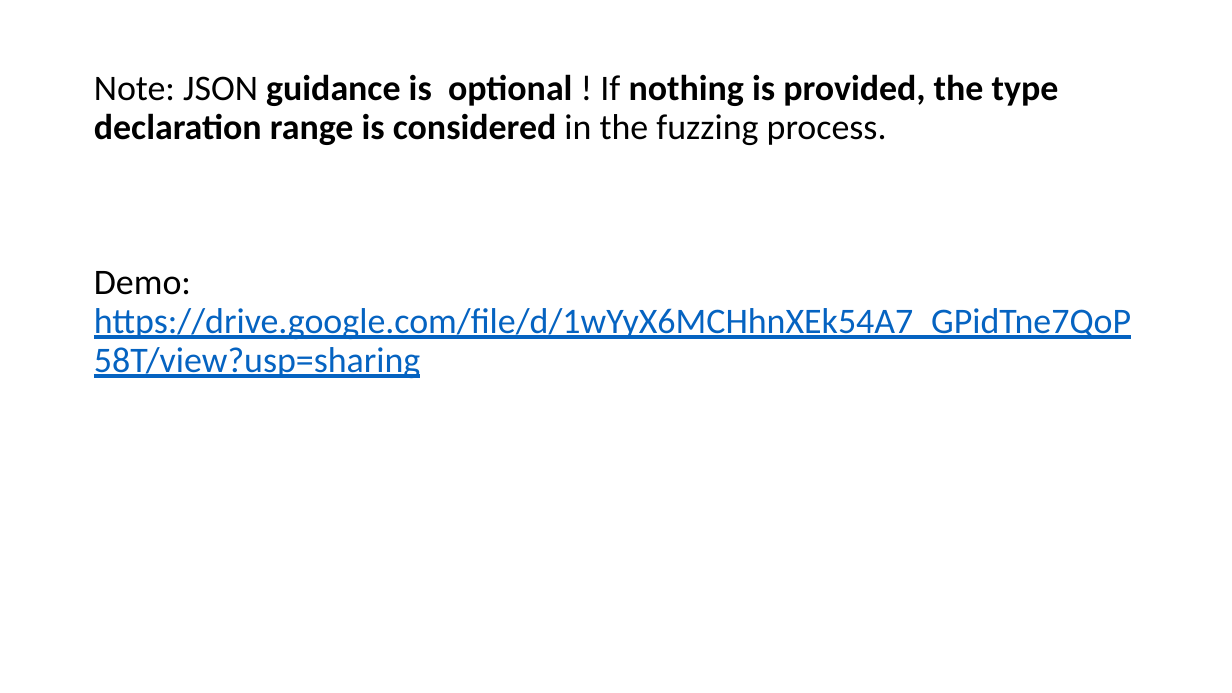
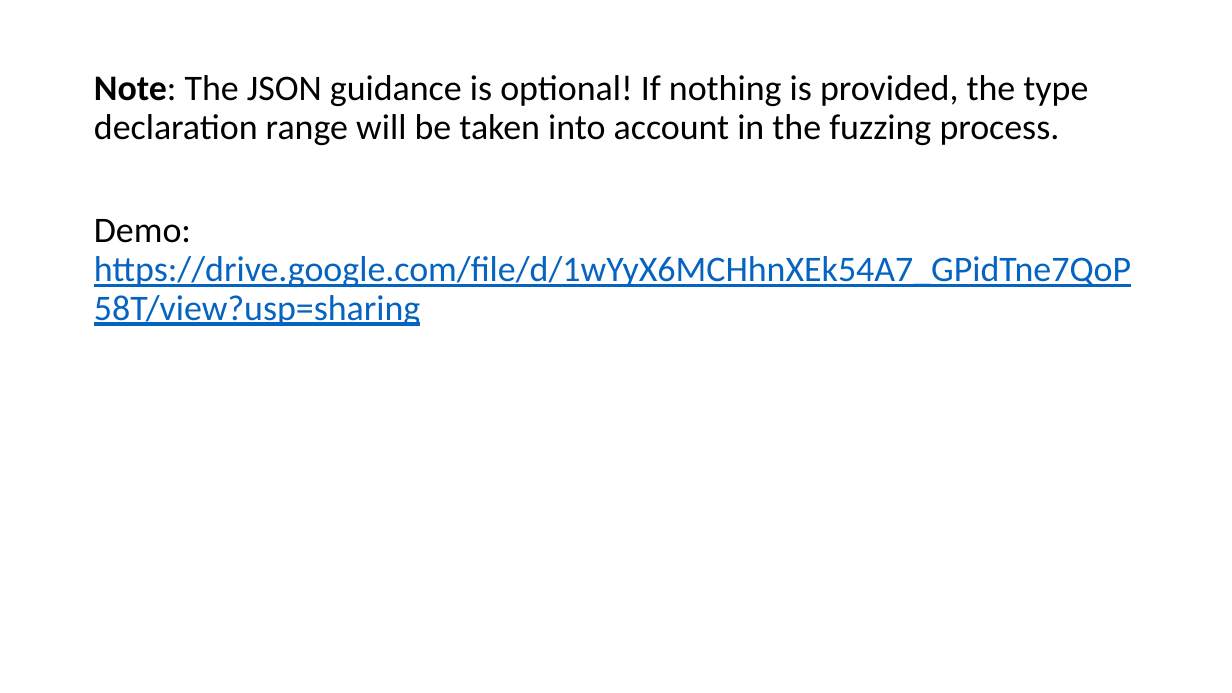
Before and after one commit to AGAPIA/BlueprintsTestingLibrary, a slide deck: slide 7 of Documentation/Presentation.pptx. Drawn at 1232x693 pixels with LibreOffice and Linux fonts; fonts in the diff are those of the drawing. Boxes give left, top, right and bottom in pixels: in the first picture for what was removed or moved away, otherwise in the second. Text is boxed around its words. In the diff, an @@ line names an element or a change of style, - is before the commit and + after.

```diff
--- a/Documentation/Presentation.pptx
+++ b/Documentation/Presentation.pptx
@@ text at [94, 75, 1088, 145]: text changed; bold off @@
-Note: JSON guidance is optional ! If nothing is provided, the type declaration range is considered in the fuzzing process.
+Note: The JSON guidance is optional! If nothing is provided, the type declaration range will be taken into account in the fuzzing process.
```
Also in this commit, not shown: 9 other slides changed, 1 slide added.
